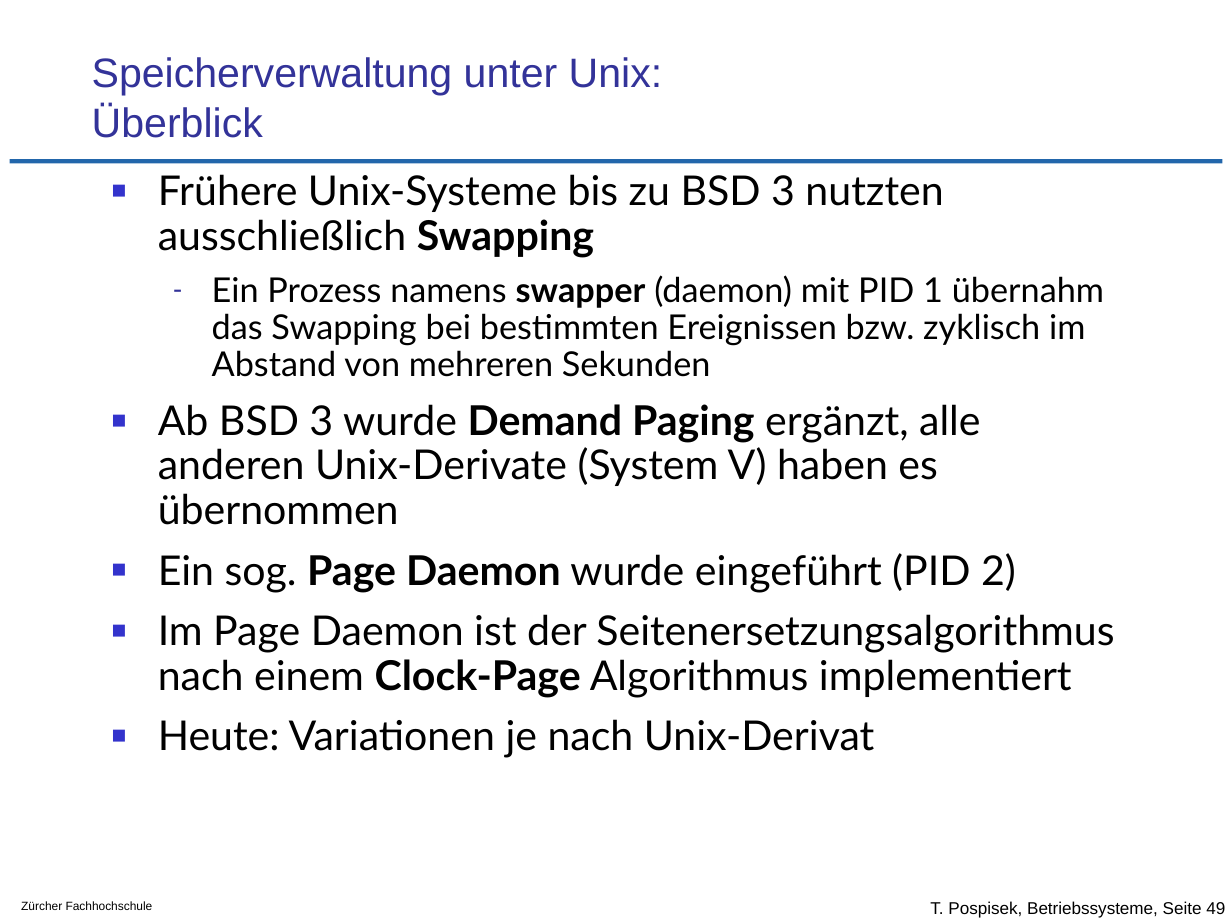
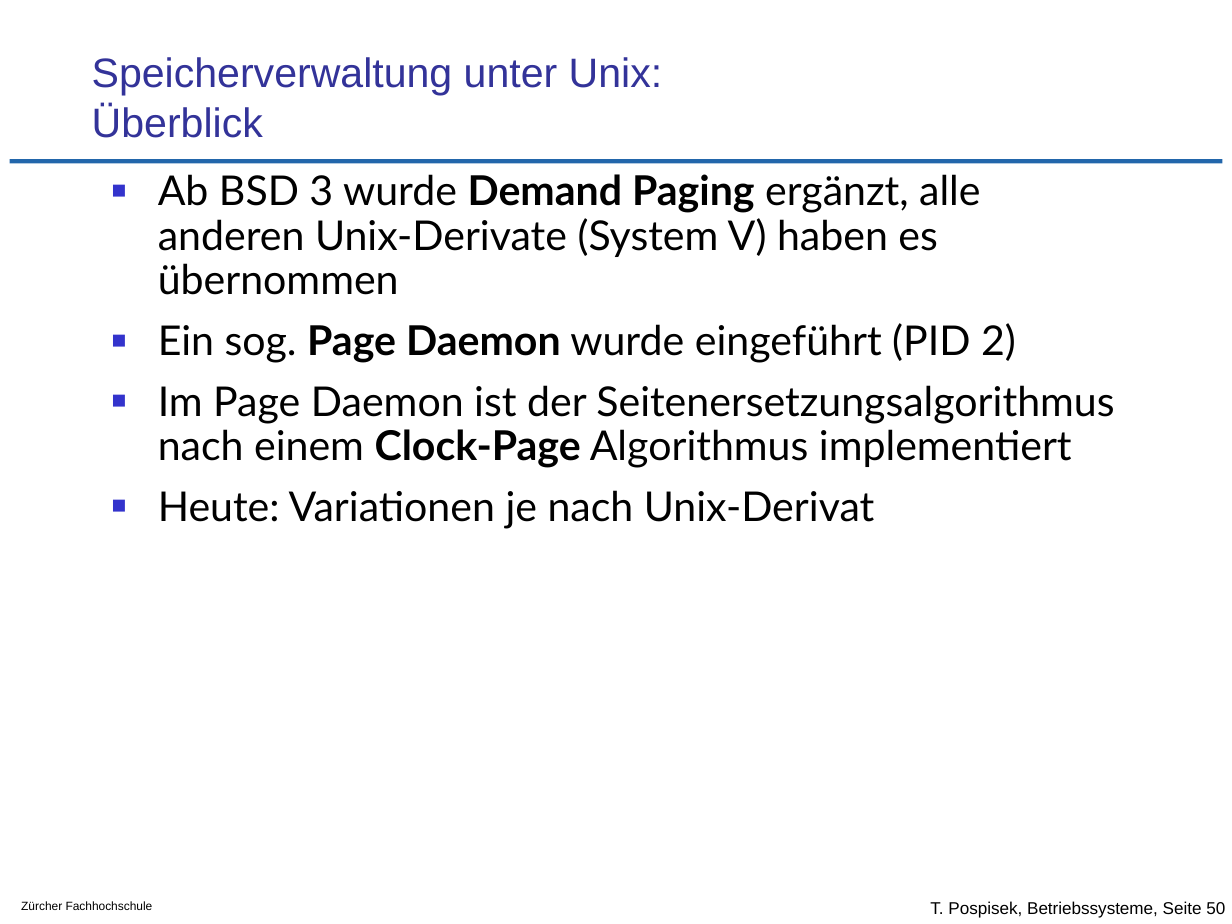
Before and after one commit to tpo/betriebssysteme, a slide deck: slide 50 of 11_Speicherverwaltung_Strategien.odp (slide 49 before the commit). Drawn at 1232x924 pixels with LibreOffice and Linux fonts; fonts in the diff are those of the drawing; background and template pictures are left out. Boxes give left, top, right and bottom in pixels: in the first picture for what was removed or moved away, otherwise in the second. Text is boxed around its words. In the diff, an @@ line names an element or a change of style, - is before the commit and + after.

Commit message:
Gedächtnisauffrischung des Begriffes 'Swapping' eingefügt

```diff
--- a/11_Speicherverwaltung_Strategien.odp
+++ b/11_Speicherverwaltung_Strategien.odp
@@ text at <box>158,174,1104,377</box>: paragraphs removed @@
-■ Frühere Unix-Systeme bis zu BSD 3 nutzten ausschließlich Swapping
-  – Ein Prozess namens swapper (daemon) mit PID 1 übernahm das Swapping bei bestimmten Ereignissen bzw. zyklisch im Abstand von mehreren Sekunden
@@ text at <box>930,901,1225,918</box>: text changed @@
-T. Pospisek, Betriebssysteme, Seite 49
+T. Pospisek, Betriebssysteme, Seite 50
```
Also in this commit, not shown: 1 other slide changed, 1 slide added, 1 other file.
